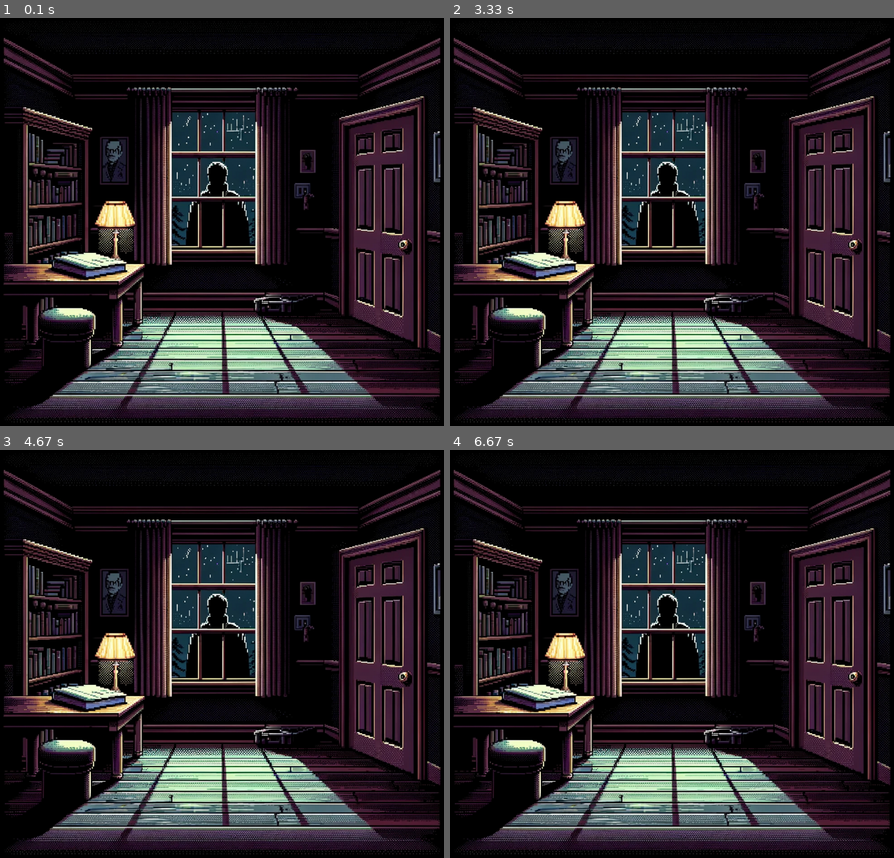
Above: before the commit, frames 1-4 (two rows, left to right).
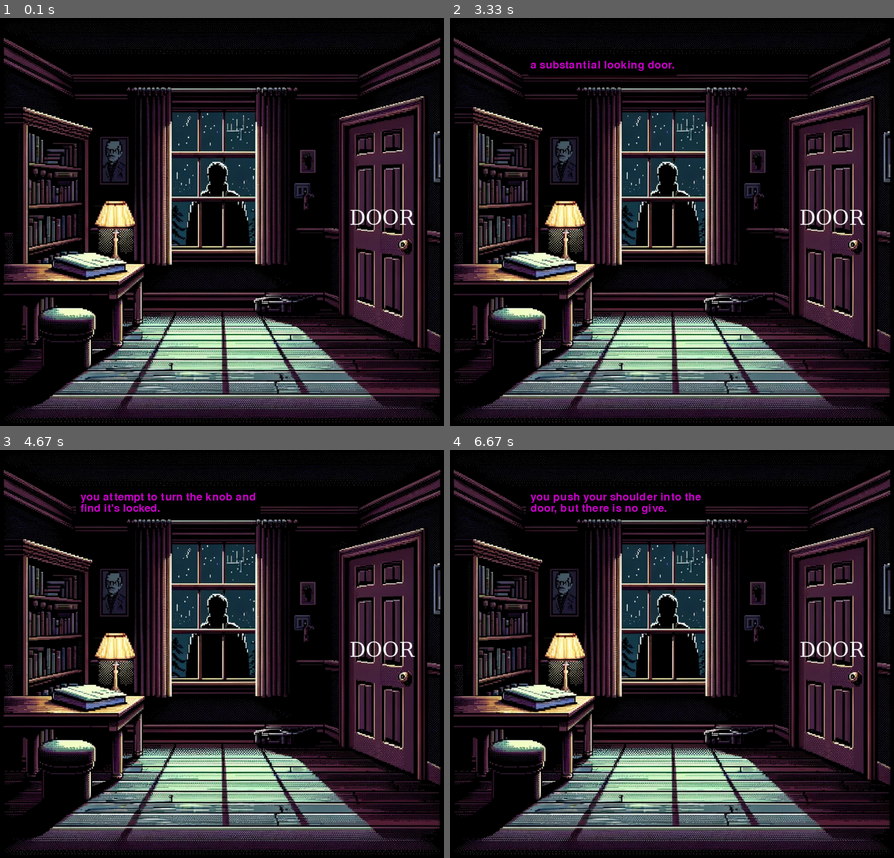
Above: after the commit, the same moments.

Repository: ISLAGIATT/pygame01
Game: pygame game, started from scene03.py
Two runs of this game, one before a commit and one after it. Both use one fixed random seed, a clock stepped at 60 frames per second and the inputs below.
Inputs (mouse positions are in pixels of both pictures, inside the frame that each line leads up to):
- Up to frame 1 (0.1 s): no input
- Up to frame 2 (3.33 s): click (818, 189) at 0.38 s; click (831, 217) at 0.72 s, where only the run after the commit has a clickable "DOOR"; click (543, 266) at 1.05 s; right-click (561, 107) at 1.38 s; click (543, 266) at 2.72 s; click (831, 217) at 3.05 s, where only the run after the commit has a clickable "DOOR"
- Up to frame 3 (4.67 s): click (364, 621) at 3.38 s; click (381, 723) at 3.72 s
- Up to frame 4 (6.67 s): click (836, 739) at 5.05 s; click (831, 625) at 6.38 s

The runs differ from the first frame. In frame 1, 0.2% of the frame differs, in the area x 78-94%, y 46-51%; in frame 2, 0.6%; in frame 3, 1.1%; in frame 4, 1.1%, in the area x 17-94%, y 10-51%.

Commit message:
fully working lmb and rmb book implementation. starting on door

Diff:
--- a/game_objects.py
+++ b/game_objects.py
@@ -3,9 +3,8 @@
 from dropdown import DropdownMenu
 
 class InteractiveObject:
-    def __init__(self, dialogue, options, position, size=(100, 30)):
+    def __init__(self, dialogue, position, size=(100, 30)):
         self.dialogue = dialogue
-        self.options = options
         self.position = position
         self.size = size
         self.is_visible = False
@@ -27,8 +26,8 @@
                       "the pages are stiff and sharp. they has seen very little use.",
                       "the pages of this closed book aren't sitting quite flush."]
 
-    def __init__(self, dialogue, options, position, book_button):
-        super().__init__(dialogue, options, position)
+    def __init__(self, dialogue, position, book_button):
+        super().__init__(dialogue, position)
         self.book_button = book_button
         self.dialogue_instance = Dialogue()
         self.is_book_open = False
@@ -91,3 +90,61 @@
 
     def push(self):
         print("push")
+
+class Door01(InteractiveObject):
+    open_dialogue = ["the book opens with a creak. you find a newly cut brass key inside and pocket it."]
+    exam_dialogue = ["...",
+                      "a substantial looking door.",
+                      "you attempt to turn the knob and find it's locked.",
+                      "you push your shoulder into the door, but there is no give."]
+
+    def __init__(self, dialogue, position, button):
+        super().__init__(dialogue, position)
+        self.door_button = button
+        self.dialogue_instance = Dialogue()
+        self.door_unlocked = False
+        self.door_opened = False
+
+    def handle_click(self, mouse_pos, button):
+        # Toggle book dialogue visibility with left-click on the book button (outside dropdown visibility)
+        if button == 1 and self.door_button.is_over(mouse_pos):
+            if self.is_visible:
+                # Check if key has been obtained for dialogue cycling logic
+                if self.dialogue_index < len(self.exam_dialogue) - 1:
+                    self.dialogue_index += 1
+                    self.dialogue = [self.exam_dialogue[self.dialogue_index]]
+                    self.is_visible = not self.is_visible
+                else:
+                    self.dialogue_index = -1  # Loop back to the start
+            # if self.is_book_open:
+            #     self.advance_dialogue()
+            else:
+                self.is_visible = not self.is_visible
+
+    def show_current_dialogue(self, screen):
+        if self.is_visible and self.dialogue:
+            # Assuming draw_dialogue method of Dialogue instance is correctly implemented to handle text display
+            self.dialogue_instance.draw_dialogue(
+                text=self.dialogue[0],  # Here, self.dialogue is always a list with at least one item
+                color=(204, 0, 204),
+                pos=(200, 200))
+
+    def open(self):
+        # self.open_dialogue_index += 1
+        # if self.open_dialogue_index >= len(self.open_dialogues):
+        #     self.open_dialogue_index = 0
+        # self.dialogue = [self.open_dialogues[self.open_dialogue_index]]
+        # self.is_visible = True
+        # if not self.key_obtained:
+        #     self.key_obtained = True
+        #     self.is_book_open = False
+        print("open")
+
+    def close(self):
+        print("close")
+
+    def listen(self):
+        print("listen")
+
+    def push(self):
+        print("push")
--- a/scene03.py
+++ b/scene03.py
@@ -2,7 +2,7 @@
 from dialogue import Dialogue
 from dropdown import DropdownMenu
 from button import Button, TransparentButton
-from game_objects import Book01
+from game_objects import Book01, Door01
 
 dialogue = Dialogue()
 pygame.init()
@@ -24,23 +24,27 @@
 GREEN = (0, 255, 0)
 
 # Instantiate game objects
+# Book
 book_button = TransparentButton(None, 150, 70, (150, 624), 0, None,
                                 (128, 128, 255, 0), (64, 64, 128, 0), (128, 128, 255, 0))
-book01 = Book01(dialogue=Book01.book_dialogue, options=None,
+book01 = Book01(dialogue=Book01.book_dialogue,
                 position=(150, 624), book_button=book_button)
 book_dropdown = DropdownMenu(180, 700, ['open', 'close', 'push', 'listen'], {'open': book01.open, 'close': book01.close, 'push': book01.push, 'listen': book01.listen})
-book01.options = book01_dropdown_actions = {
-    "open": book01.open,
-    "close": book01.close,
-    "push": book01.push,
-    "listen": book01.listen
-}
-book01.options = book01_dropdown_actions
+
+# Door
+door_button = TransparentButton('DOOR', 150, 400, (793, 350), 0, None,
+                                (128, 128, 255, 0), (64, 64, 128, 0), (128, 128, 255, 0))
+door01 = Door01(dialogue=Door01.exam_dialogue, position=(793, 350), button=door_button)
+door_dropdown = DropdownMenu(680, 563, ['open', 'close', 'push', 'listen'], {'open': door01.open, 'close': door01.close, 'push': door01.push, 'listen': door01.listen})
+
 
 def handle_click(mouse_pos, button):
     # Book
     if book_button.is_over(mouse_pos):
         book01.handle_click(mouse_pos, button)
+    elif door_button.is_over(mouse_pos):
+        door01.handle_click(mouse_pos, button)
+
     print("Mouse clicked at position:", mouse_pos)
 
 
@@ -54,8 +58,14 @@
     # book button
     book_button.draw(screen)
     book_dropdown.draw(screen)
+    # door button
+    door_button.draw(screen)
+    door_dropdown.draw(screen)
+    # dialogue enablers
     if book01.is_visible:
         book01.show_current_dialogue(screen)
+    if door01.is_visible:
+        door01.show_current_dialogue(screen)
 
     for event in pygame.event.get():
         if event.type == pygame.QUIT:
@@ -70,6 +80,8 @@
             if event.button == 3:  # Right-click
                 if book_button.is_over(mouse_pos):
                     book_dropdown.is_visible = not book_dropdown.is_visible
+                if door_button.is_over(mouse_pos):
+                    door_dropdown.is_visible = not door_dropdown.is_visible
 
             elif event.button == 1:  # Left-click
                 if book_dropdown.is_visible:
@@ -85,5 +97,18 @@
                     else:
                         # Click is outside the dropdown menu, so hide it
                         book_dropdown.is_visible = False
+                if door_dropdown.is_visible:
+                    # Check if the click is over one of the dropdown options
+                    hovered_option_index = door_dropdown.is_over_option(mouse_pos)
+                    if hovered_option_index is not None:
+                        # Click is on a dropdown option
+                        selected_option = door_dropdown.option_list[hovered_option_index]
+                        # Execute the associated action
+                        door_dropdown.execute_action(selected_option)
+                        # Optionally hide the dropdown after an option is selected
+                        door_dropdown.is_visible = False
+                    else:
+                        # Click is outside the dropdown menu, so hide it
+                        door_dropdown.is_visible = False
 
     pygame.display.update()
